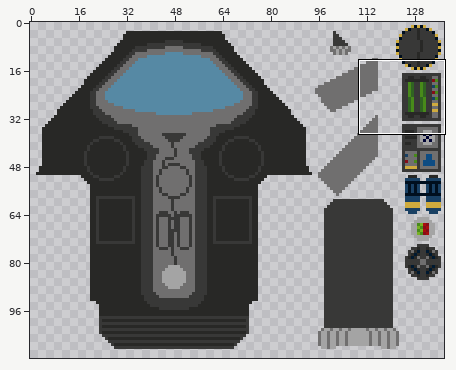
Sprite sheet -- Assets/Ships/NorikerMKI/NorikerMKI.png. The picture above shows the old version from afar; the outline marks the close-up.
Close-up. As it was:
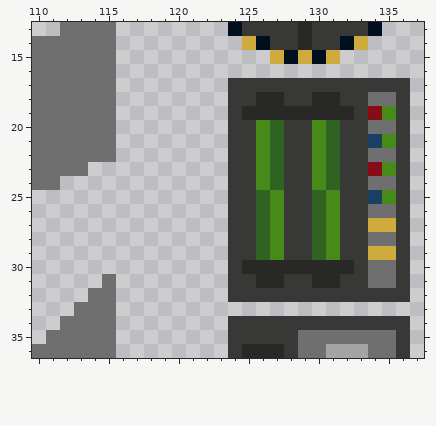
The file is 138x112 pixels. Shown: x 110..137, y 13..36.
The same view after the edit:
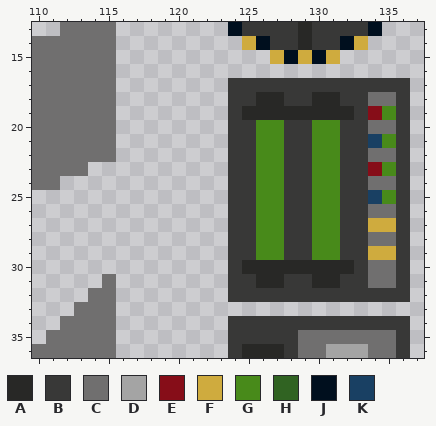
Palette (. is transparent): A #282826  B #383837  C #706f6f  D #a4a4a4  E #860d18  F #cfab3e  G #488a1a  H #306322  J #000f1e  K #194063
Change:
Changed rows in their new state; - is an unchanged pixel.
first column x 126:
20 -G---G
21 -G---G
22 -G---G
23 -G---G
24 -G---G
25 G---G-
26 G---G-
27 G---G-
28 G---G-
29 G---G-
